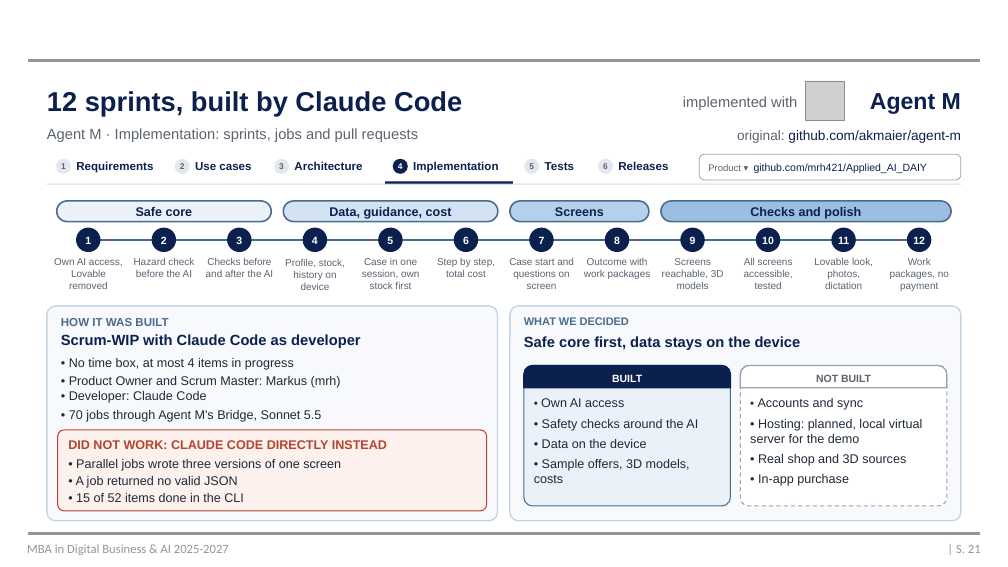
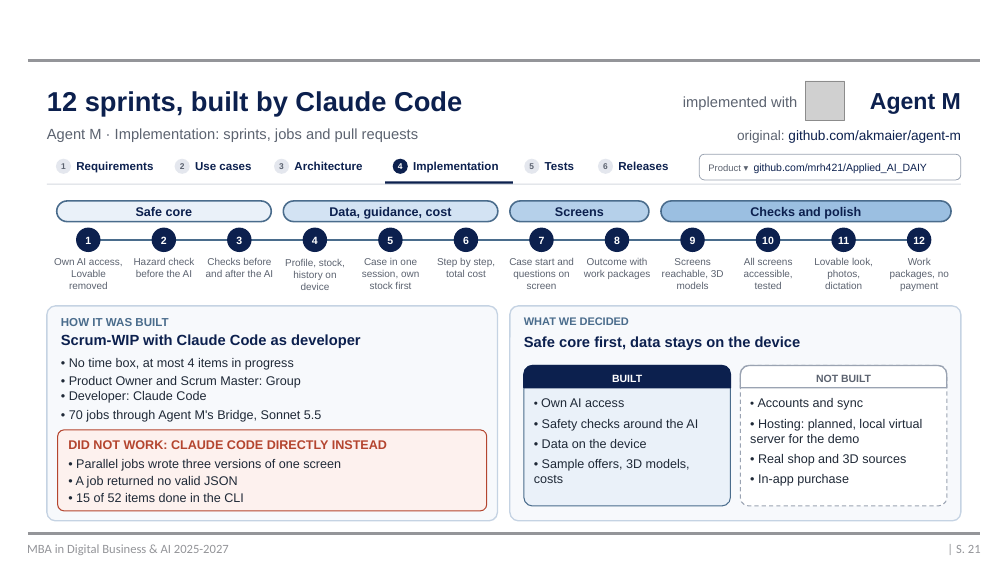
Before and after one commit to mrh421/Applied_AI_DAIY, a slide deck: slide 21 of presentation/DAIY_presentation_v6.pptx. Drawn at 1008x567 pixels with LibreOffice and Linux fonts; fonts in the diff are those of the drawing; grey boxes stand for pictures; background and template pictures are left out. Boxes give left, top, right and bottom in pixels: in the first picture for what was removed or moved away, otherwise in the second. Text is boxed around its words. In the diff, an @@ line names an element or a change of style, - is before the commit and + after.

```diff
--- a/presentation/DAIY_presentation_v6.pptx
+++ b/presentation/DAIY_presentation_v6.pptx
@@ text at [69, 376, 301, 403]: text changed @@
-• Product Owner and Scrum Master: Markus (mrh)
-• Developer: Claude Code
+• Product Owner and Scrum Master: Group
+• Developer: Claude Code
```
Also in this commit, not shown: 8 other slides changed, 1 other file.
